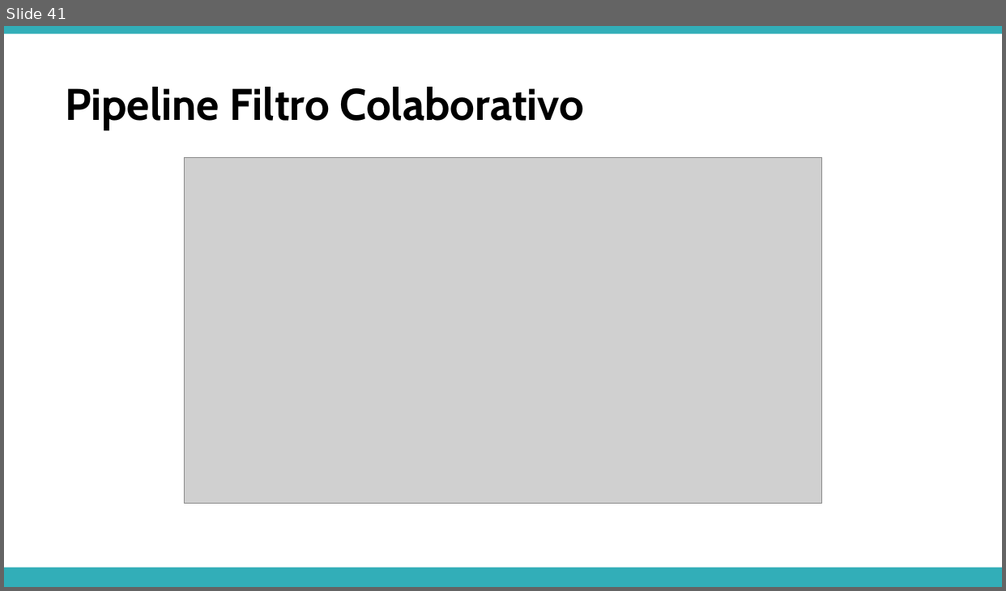
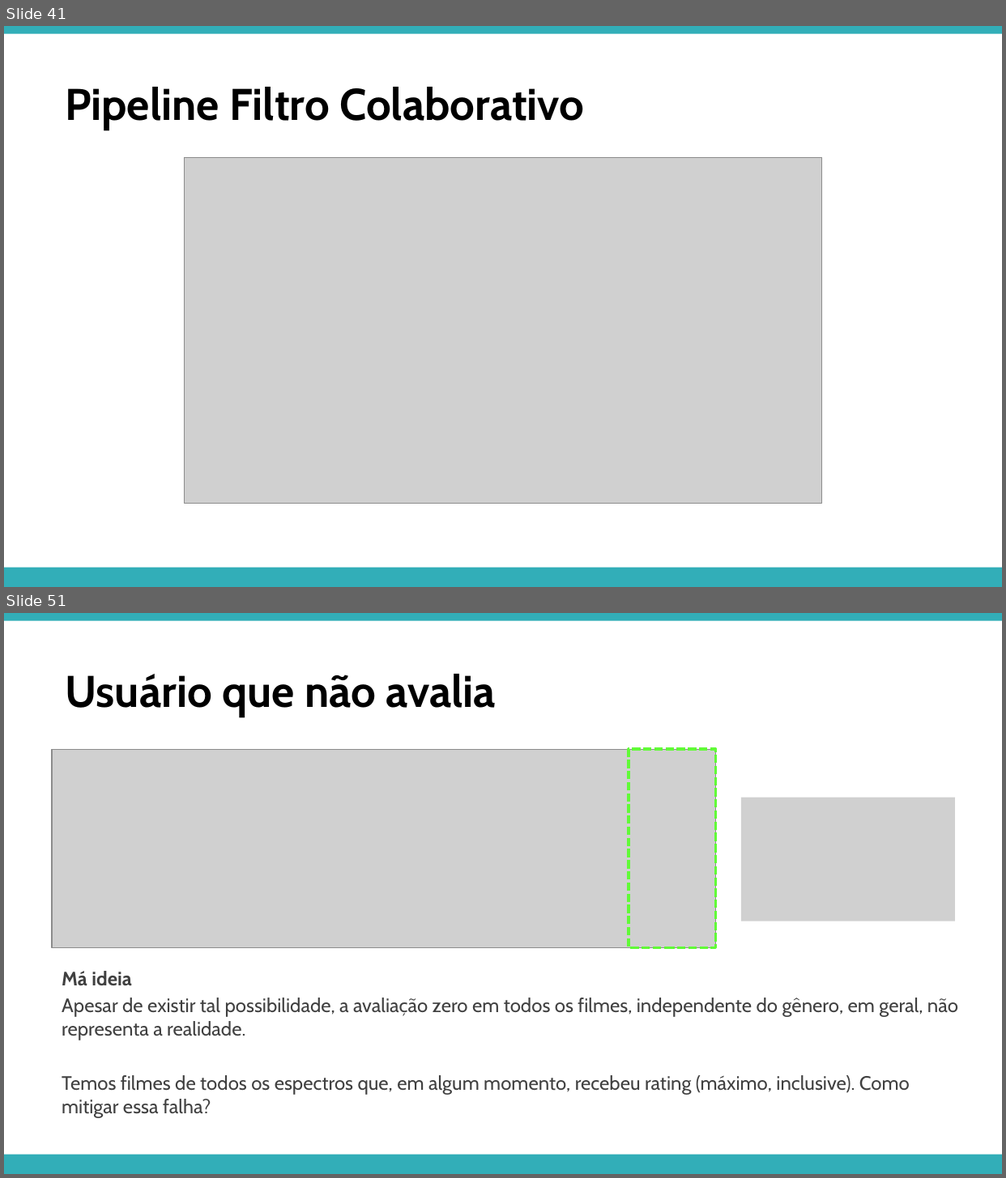
Before and after one commit to APILASTRI/coursera-stanford, a slide deck: machine-learning/notations/semana-9/presentation/15-recommender-systems.pptx. Shown one above the other, each under a label of ours: slide 41 before the commit, slides 41 and 51 after it; the slides between them are not shown. The pictures are 1006x591 and 1006x1178 pixels, drawn with LibreOffice and Linux fonts; fonts in the diff are those of the drawing; grey boxes stand for pictures. Boxes give left, top, right and bottom in pixels: in the first picture for what was removed or moved away, otherwise in the second. Text is boxed around its words. In the diff, an @@ line names an element or a change of style, - is before the commit and + after.

```diff
--- a/machine-learning/notations/semana-9/presentation/15-recommender-systems.pptx
+++ b/machine-learning/notations/semana-9/presentation/15-recommender-systems.pptx
@@ slide 51 added at (4, 613, 1002, 1174), background #FFFFFF; not listed: 2 template elements that a slide beside it also shows @@
@@ text added at (65, 674, 496, 717), 32 pt, text #000000, bold @@
+Usuário que não avalia
@@ picture added at (52, 750, 715, 948) @@
@@ rectangle added at (629, 750, 715, 948), outline #61FB37 2 pt dashed @@
@@ picture added at (695, 786, 710, 810) @@
@@ picture added at (740, 798, 954, 922) @@
@@ picture added at (695, 820, 710, 844) @@
@@ picture added at (695, 854, 710, 879) @@
@@ picture added at (695, 887, 710, 910) @@
@@ picture added at (695, 918, 710, 941) @@
@@ text added at (62, 971, 958, 1118), 14 pt, text #404040 @@
+Má ideia
+Apesar de existir tal possibilidade, a avaliação zero em todos os filmes, independente do gênero, em geral, não representa a realidade.
+Temos filmes de todos os espectros que, em algum momento, recebeu rating (máximo, inclusive). Como mitigar essa falha?
```
Also in this commit, not shown: 1 slide changed, 11 other slides added, 51 other files.
